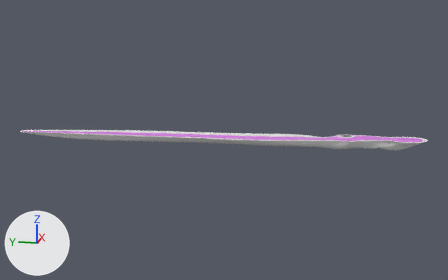
An edit to the Blender file Assets/_artAssets/Divine/riverModel.blend, drawn before and after from the same camera.
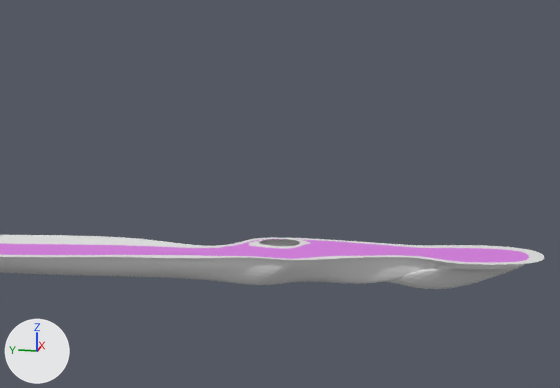
Each version is shown whole from a camera (50 mm lens) standing at (-247.1, 23.1, 60.5) and looking at (-2.1, 72.1, -0.7), then close up on the part from 58% to 97% of the width and 22% to 65% of the height. Every picture has the same lights, and +X, +Y and +Z are marked at lower left. The last two pictures show the newer version.

Names of what the first close-up shows: 'Top'.
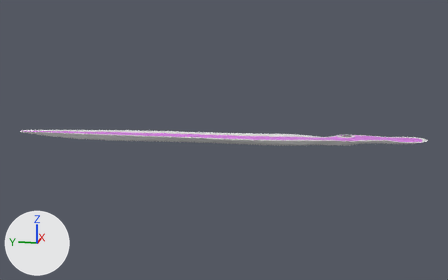
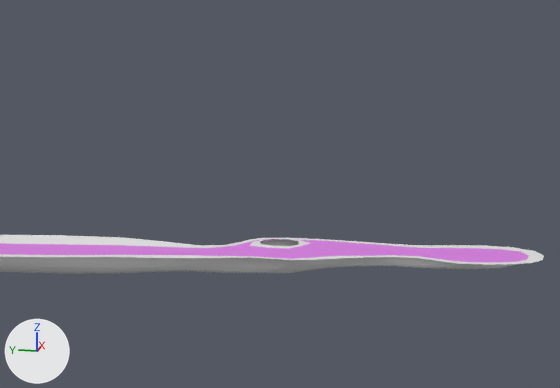
Diff of the bpy script that builds the scene:
```diff
--- a/Assets/_artAssets/Divine/riverModel.blend.py
+++ b/Assets/_artAssets/Divine/riverModel.blend.py
@@ me_plane_002 @@
 # used by ob_top; location = (0.0, 0.0, 0.04); scale = (-1.0, 1.0, 1.0)
-me_plane_002.from_pydata(...)  # 142 vertices, 136 faces; spans x -8.0..13.0, y -9.0..159.0, z -4.0..2.0
+me_plane_002.from_pydata(...)  # 143 vertices, 136 faces; spans x -8.0..13.0, y -9.0..159.0, z -2.0..2.0
+# me_plane_002 part 1
+# 1 face is deleted
+# 6 vertices in x -5.0..3.0, y 20.0..34.0, z -2.0..-1.0 move by (0.0, 0.0, 1.0)
+# 3 vertices in x 3.0..5.0, y 21.0..35.0, z 0.0..1.0 move by (-1.0, 0.0, 0.0)
+# 3 vertices in x 0.0..3.0, y 18.0..28.0, z -2.0..1.0 move by (-1.0, 0.0, 1.0)
+# 3 vertices in x -3.0..-2.0, y 1.0..19.0, z -3.0..-2.0 move by (0.0, 0.0, 2.0)
+# 19 vertices move from x -6.0..6.0, y -7.0..32.0, z -4.0..1.0 to x -6.0..4.0, y -7.0..33.0, z -1.0..1.0
+# 1 vertex is added at (0.0, 24.0, 2.0)
+# 1 new face joins them, mat_terrain (white #e7e7e7)
 me_plane_002.materials.append(mat_terrain)
```

What differs and where, as boxes [x1, y1, x2, y2] in the close-ups (560 x 388 px; the box of a moved part takes in the faces that stretch with it):
'Top', reshaped
    before: [0, 235, 544, 289]
    after: [0, 235, 544, 274]
part 1 of me_plane_002, moved or reshaped
    before: [116, 240, 524, 289]
    after: [116, 240, 516, 273]
